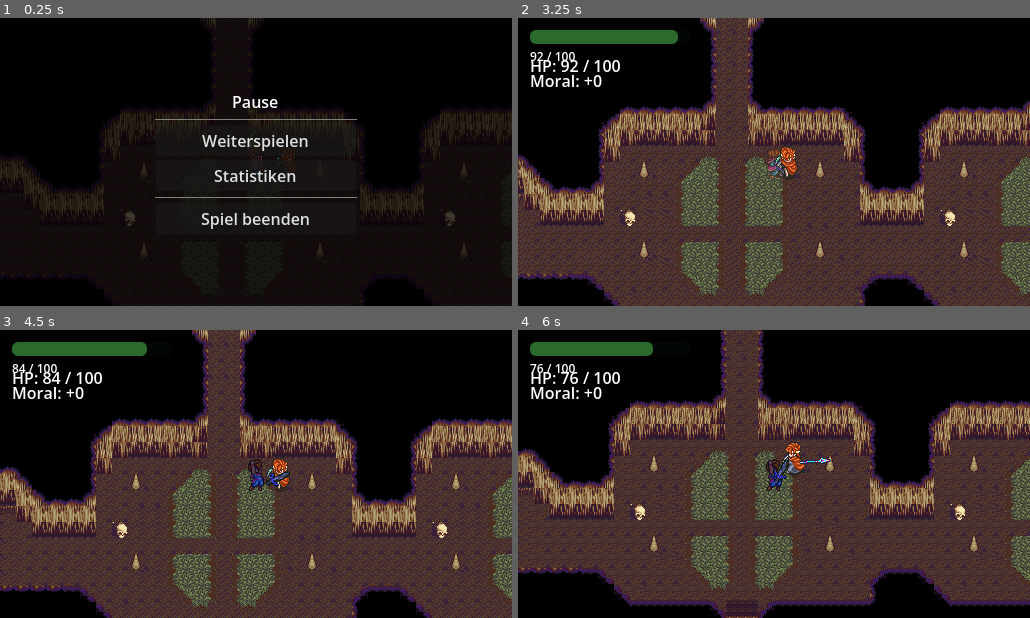
Above: before the commit, frames 1-4 (two rows, left to right).
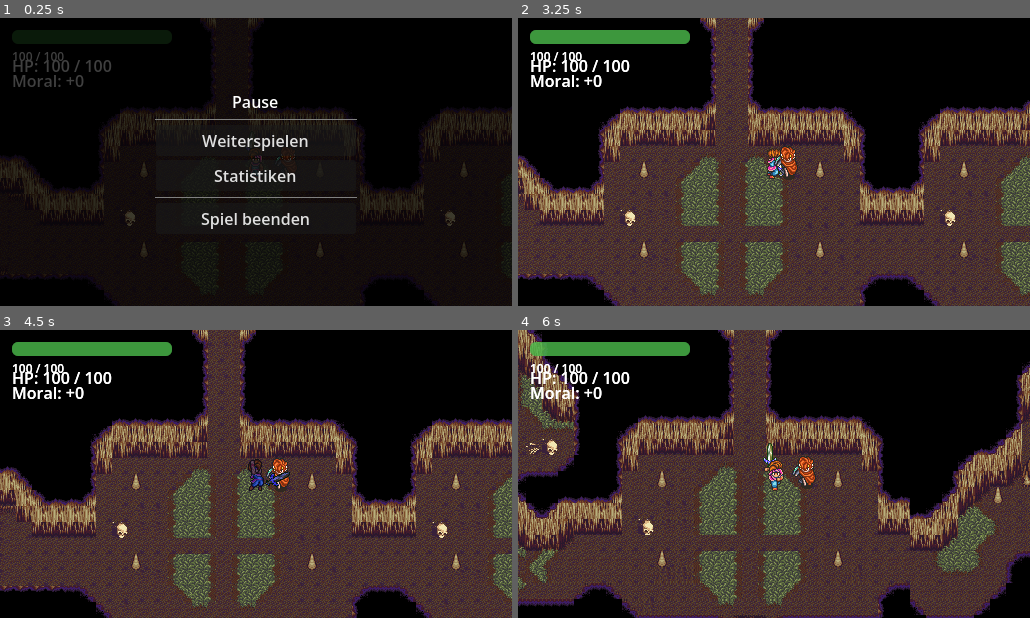
Above: after the commit, the same moments.

Repository: SpicyIcy1/Roguelike-Game
Game: Godot game, scene res://scenes/Main.tscn
Same seed, same stepped clock (60 frames per second), same inputs: the game is played once before the commit and once after it.
Inputs (mouse positions are in pixels of both pictures, inside the frame that each line leads up to):
- Up to frame 1 (0.25 s): no input
- Up to frame 2 (3.25 s): click "Weiterspielen" at 0.5 s; move the mouse to (886, 147) at 1.27 s; hold Right (ui_right) 1.28-2 s; tap Space (attack) at 1.35, 3.05 s; click (886, 147) at 1.42 s; tap Enter at 2 s; drag from (671, 176) to (794, 162) at 2.02 s; move the mouse to (825, 98) at 2.77 s; hold Right (ui_right) from 2.78 s (still down); tap E (Wurf einer Waffe) at 2.85 s
- Up to frame 3 (4.5 s): release Right (ui_right) at 3.5 s; drag from (230, 531) to (102, 430) at 3.52 s; move the mouse to (409, 517) at 4.27 s; hold Left (ui_left) from 4.28 s (still down); tap Space (attack) at 4.35 s
- Up to frame 4 (6 s): release Left (ui_left) at 5 s; drag from (620, 430) to (799, 474) at 5.02 s; move the mouse to (799, 474) at 5.77 s; hold Down (ui_down) from 5.78 s (still down); tap E (Wurf einer Waffe) at 5.85 s; click (799, 474) at 5.92 s

The runs differ from the first frame. In frame 1, 2.1% of the frame differs, in the area x 2-34%, y 4-24%; in frame 2, 2.4%; in frame 3, 2.2%; in frame 4, 51%, in the area x 0-100%, y 0-100%.

Commit message:
Fixed boss movement

Diff:
--- a/info/scenes/rooms/Room_8.tscn
+++ b/info/scenes/rooms/Room_8.tscn
@@ -3,11 +3,12 @@
 [ext_resource type="TileSet" uid="uid://bj18vugqpe2c" path="res://assets/tilesets/dungeon0.tres" id="1_mxolh"]
 [ext_resource type="Script" uid="uid://dfm8g0ls2ytmf" path="res://scripts/Tools/BoundingBox.gd" id="2_aekuj"]
 [ext_resource type="PackedScene" uid="uid://dsu7swbi3xbg8" path="res://scenes/DragonWorm/dragon_worm.tscn" id="3_u42os"]
+[ext_resource type="PackedScene" uid="uid://p15jcv2yafyu" path="res://scenes/Player.tscn" id="4_4hyy2"]
 
 [sub_resource type="NavigationPolygon" id="NavigationPolygon_4hyy2"]
-vertices = PackedVector2Array(-107.3125, 161.45313, -106, 160.14063, -106, 170, 90, 218, 90, 145.82031, 138.13281, 150, 150, 185.61719, 150, 252.96875, 139.00781, 269.45313, 27.859375, 218, 66.38281, 262.1797, -14.0703125, 230, -36.140625, 202, 11.859375, 202, -74, 230, -68.140625, 186, -52.140625, 186, -99.35156, 197.67969, 134, 130, 166, 130, 166, 150, 74, 70, 58, 70, 58, 51.1875, 89.71094, -7.9609375, 136, 46.03125, 148.46094, 64.71875, -74, 278, -86, 278, -86, 246.65625, -84.140625, 170, -185.57031, 190.49219, -22, -99.859375, -22, -166, -10, -166, -10, -104.78906, -162.04688, 138, -198, 165.64844, -186, 138, -198, 101.640625, -186, 78, -210.57813, 76.46094, -163.85938, 78, -172.53125, 57.4375, -103.75, 40.25, -74, 75.859375, -92.14 …(234 unchanged characters)…
-polygons = Array[PackedInt32Array]([PackedInt32Array(0, 1, 2), PackedInt32Array(3, 4, 5, 6, 7, 8), PackedInt32Array(9, 3, 8, 10, 11), PackedInt32Array(12, 13, 9, 11, 14), PackedInt32Array(15, 16, 12, 14, 17), PackedInt32Array(18, 19, 20, 5, 4), PackedInt32Array(21, 22, 23, 24, 25, 26), PackedInt32Array(14, 27, 28, 29), PackedInt32Array(14, 29, 17), PackedInt32Array(2, 30, 15, 17, 31), PackedInt32Array(32, 33, 34, 35), PackedInt32Array(36, 0, 2, 31, 37, 38), PackedInt32Array(38, 37, 39, 40), PackedInt32Array(40, 39, 41), PackedInt32Array(42, 40, 41, 43, 44), PackedInt32Array(45, 46, 47, 42, 44, 48), PackedInt32Array(49, 48, 44, 50, 51, 52), PackedInt32Array(53, 18, 4, 54, 21), PackedInt32Array(26, 53, 21), …(115 unchanged characters)…
-outlines = Array[PackedVector2Array]([PackedVector2Array(-96, 136, -96, 160, -80, 160, -64, 176, -48, 176, -32, 192, 16, 192, 32, 208, 80, 208, 80, 152, 64, 144, 64, 112, 64, 80, 48, …(477 unchanged characters)…
+vertices = PackedVector2Array(-107.3125, 161.45313, -106, 160.14063, -106, 170, 150, 185.61719, 150, 252.96875, 139.00781, 269.45313, 111.6875, 231.42188, 88.49219, 145.07031, 138.13281, 150, 27.1875, 217.34375, 66.38281, 262.1797, -14.0703125, 230, -36.140625, 202, 11.859375, 202, -74, 230, -68.140625, 186, -52.140625, 186, -99.35156, 197.67969, 134, 130, 166, 130, 166, 150, 74, 70, 58, 70, 58, 51.1875, 89.71094, -7.9609375, 136, 46.03125, 148.46094, 64.71875, -74, 278, -86, 278, -86, 246.65625, -84.140625, 170, -185.57031, 190.49219, -22, -99.859375, -22, -166, -10, -166, -10, -104.78906, -162.04688, 138, -198.28906, 165.0625, -186, 138, -206.14844, 102.15625, -186, 78, -212.35156, 77.35156, -172.53125, 57.4375, -163.85938, 78, -103.75, 40.25, -74, 75.859375, -92.14 …(234 unchanged characters)…
+polygons = Array[PackedInt32Array]([PackedInt32Array(0, 1, 2), PackedInt32Array(3, 4, 5, 6, 7, 8), PackedInt32Array(9, 6, 5, 10, 11), PackedInt32Array(12, 13, 9, 11, 14), PackedInt32Array(15, 16, 12, 14, 17), PackedInt32Array(18, 19, 20, 8, 7), PackedInt32Array(21, 22, 23, 24, 25, 26), PackedInt32Array(14, 27, 28, 29), PackedInt32Array(14, 29, 17), PackedInt32Array(2, 30, 15, 17, 31), PackedInt32Array(32, 33, 34, 35), PackedInt32Array(36, 0, 2, 31, 37, 38), PackedInt32Array(38, 37, 39, 40), PackedInt32Array(40, 39, 41, 42), PackedInt32Array(43, 40, 42, 44), PackedInt32Array(45, 46, 47, 43, 44, 48), PackedInt32Array(49, 48, 44, 50, 51, 52), PackedInt32Array(53, 18, 7, 54, 21), PackedInt32Array(26, 53, 21), …(115 unchanged characters)…
+outlines = Array[PackedVector2Array]([PackedVector2Array(-96, 136, -96, 160, -80, 160, -64, 176, -48, 176, -32, 192, 16, 192, 32, 208, 98, 219, 80, 152, 64, 144, 64, 112, 64, 80, 48, …(477 unchanged characters)…
 
 [node name="Room8" type="Node2D" unique_id=451547856]
 
@@ -30,3 +31,6 @@
 
 [node name="Exit_N" type="Marker2D" parent="Exits" unique_id=680431097]
 position = Vector2(-16, -184)
+
+[node name="Player" parent="." unique_id=1294629943 instance=ExtResource("4_4hyy2")]
+position = Vector2(74, 246)
--- a/info/scripts/DragonWorm/body.gd
+++ b/info/scripts/DragonWorm/body.gd
@@ -2,7 +2,7 @@
 extends Area2D
 
 
-var health = 20
+var health = 30
 var attack_damage = 25 #half the heads damage
 var last_position := Vector2.ZERO
 
--- a/info/scripts/DragonWorm/dragon_worm.gd
+++ b/info/scripts/DragonWorm/dragon_worm.gd
@@ -6,7 +6,7 @@
 const TAIL_COUNT = 2 #the last x segments will be considered the tail
 
 # How many array slots to skip between each segment
-const SEGMENT_GAP := 5
+const SEGMENT_GAP := 1
 
 var is_dying: bool = false #to mke sure nothing gets freed twice
 
@@ -31,30 +31,22 @@
 		handle_movement(delta)
 
 
+
+
 func handle_movement(delta):
-	for i in range(segments.size() - 1, -1, -1): #looping backwards, paramters start, stop, step
+	for i in range(segments.size() - 1, -1, -1):
 		var segment = segments[i]
 
 		if i >= segments.size() - TAIL_COUNT:
 			segments[i].tail = true
 
-
-		#Dead Segments
 		if segment.health <= 0:
 			segment.die()
+			segments.remove_at(i)
+			recalculate_z_indices()
+			continue
 
-			segments.remove_at(i)
-
-			recalculate_z_indices()
-			continue #dead segemtns get skipped
-
-
-		var history_index: int
-		if i == 0:
-			history_index = 0
-		else:
-			history_index = 2 + (i * SEGMENT_GAP)
-
+		var history_index = i * SEGMENT_GAP
 
 		if history_index < %Head.position_history.size():
 			var target_position: Vector2 = %Head.position_history[history_index]
--- a/info/scripts/DragonWorm/head.gd
+++ b/info/scripts/DragonWorm/head.gd
@@ -1,18 +1,26 @@
 extends Area2D
 
-var speed = 50
-var velocity := Vector2.ZERO # newly defined because switch from characterbody2d to area2d
+var speed = 40
+var velocity := Vector2.ZERO
 var position_history: Array[Vector2] = []
 
-var time_accumulator := 0.0
-const RECORD_INTERVAL := 0.05 # time interval between recording positions
+
 const MAX_HISTORY_SIZE := 50
-
 var health = 200
 var damage = 50
+# ----------------------------------------------------
+
+# Distanz statt Zeit
+const MIN_DISTANCE_THRESHOLD := 10.0
+var last_recorded_position := Vector2.ZERO
 
 func _ready() -> void:
 	add_to_group("enemy")
+	last_recorded_position = global_position
+
+
+	for i in range(MAX_HISTORY_SIZE):
+		position_history.append(global_position)
 
 func animate():
 	%Sprite2D.flip_h = velocity.x < 0
@@ -22,43 +30,34 @@
 	else:
 		%Sprite2D.region_rect = Rect2(Vector2(66, 5), Vector2(25, 27))
 
-
 func _physics_process(delta: float) -> void:
+	if health > 0:
+		movement(delta)
+		animate()
 
 
-	if health > 0:
-		movement(delta)
+		if global_position.distance_to(last_recorded_position) >= MIN_DISTANCE_THRESHOLD:
+			position_history.push_front(global_position)
+			last_recorded_position = global_position
 
-		animate()
-
-		time_accumulator += delta # counts time
-
-		if time_accumulator >= RECORD_INTERVAL:
-			time_accumulator = 0 # resets timer
-
-			position_history.push_front(global_position) # inserts at the beginning and shifts back
-
-			if position_history.size() > MAX_HISTORY_SIZE: # Info Projekt 1, Diablo IV 0
+			if position_history.size() > MAX_HISTORY_SIZE:
 				position_history.pop_back()
 
-
-
-func movement(delta): #mal sehen wie der eigentliche Bossraum aussehen wird wenn das einfach nur ein offener Raum sein wird dann wird das wieder vereinfacht
+func movement(delta):
 	%NavigationAgent2D.target_position = PlayerData.global_position
 	var next_path_pos: Vector2 = %NavigationAgent2D.get_next_path_position()
 	var direction: Vector2 = global_position.direction_to(next_path_pos)
 	velocity = direction * speed
 	global_position += velocity * delta
 
-func take_damage(damage:float):
-	health-=damage
+func take_damage(damage: float):
+	health -= damage
 
 func die():
 	%AnimationPlayer.play("puff")
 	await %AnimationPlayer.animation_finished
 	queue_free()
 
-
-func _on_body_entered(body: Node2D) -> void: #player can be safe when continuing to move with the head but no one is going to do that
+func _on_body_entered(body: Node2D) -> void:
 	body.take_damage(damage)
 	print("Damaged player")
--- a/info/scripts/swordManager.gd
+++ b/info/scripts/swordManager.gd
@@ -14,6 +14,7 @@
 
 func _on_area_2d_area_entered(area: Area2D) -> void:
 	targets.append(area)
+	print("APPEND")
 
 
 func _on_area_2d_body_entered(body: Node2D) -> void:
